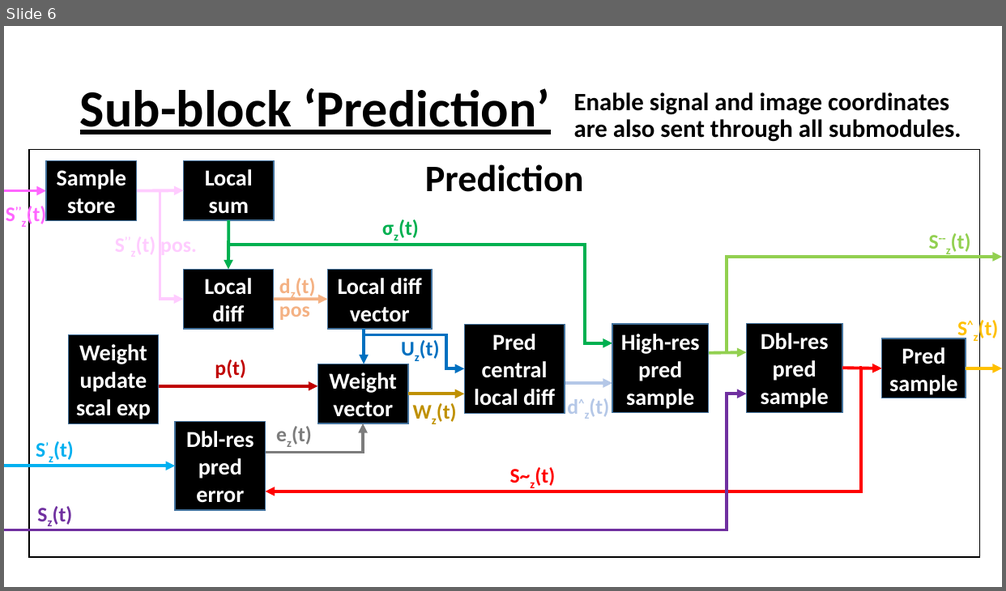
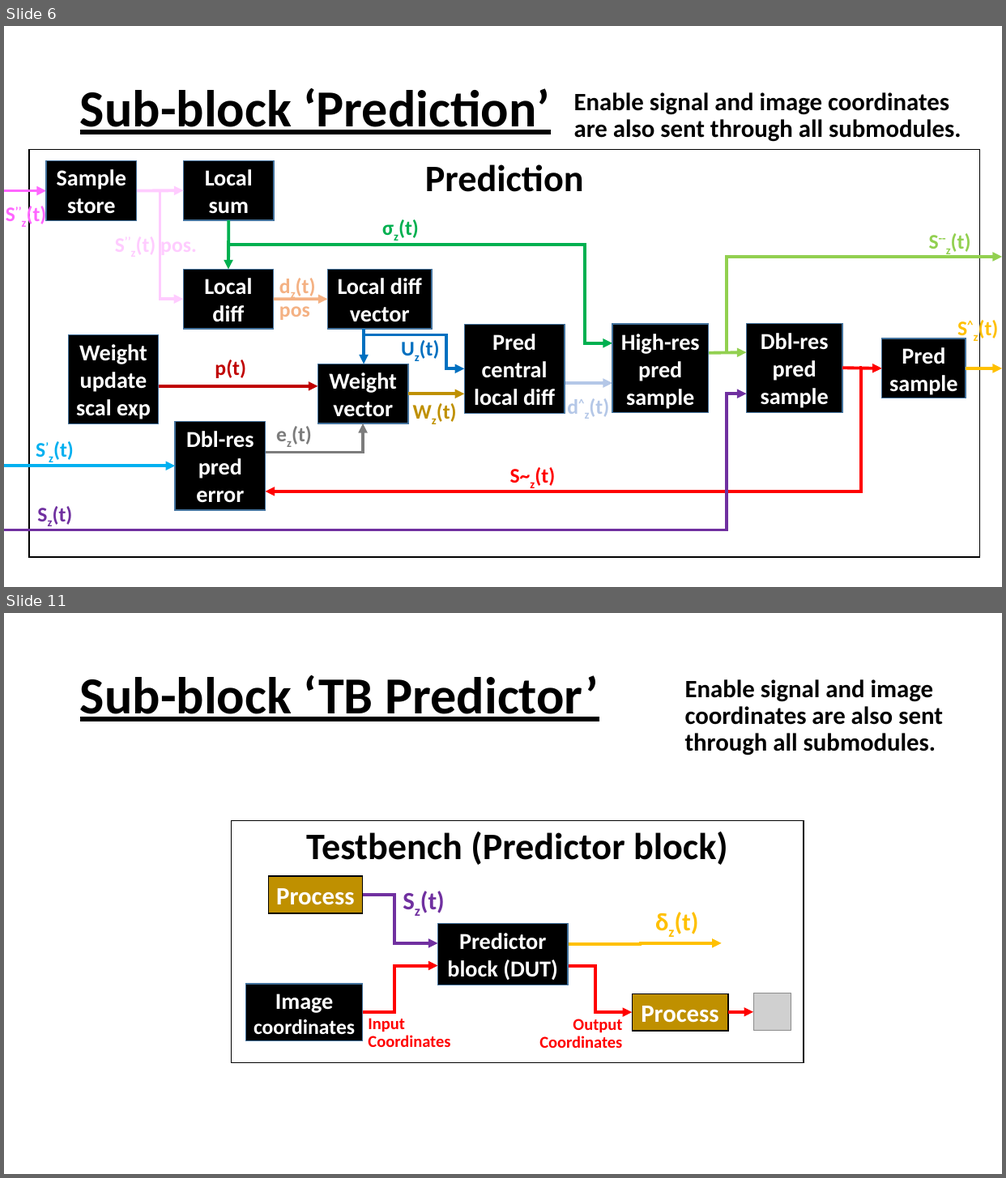
Before and after one commit to CristianG89/CCSDS123_Issue2, a slide deck: Block diagram.pptx. Shown one above the other, each under a label of ours: slide 6 before the commit, slides 6 and 11 after it; the slides between them are not shown. The pictures are 1006x591 and 1006x1178 pixels, drawn with LibreOffice and Linux fonts; fonts in the diff are those of the drawing; grey boxes stand for pictures. Boxes give left, top, right and bottom in pixels: in the first picture for what was removed or moved away, otherwise in the second. Text is boxed around its words. In the diff, an @@ line names an element or a change of style, - is before the commit and + after.

Commit message:
Predictor block updated. TBC on Master Thesis

```diff
--- a/Block diagram.pptx
+++ b/Block diagram.pptx
@@ slide 11 added at (4,613,1002,1174), background #FFFFFF @@
@@ title added at (80,675,598,722), 50 pt, text #000000, bold, underline @@
+Sub-block ‘TB Predictor’
@@ text added at (685,679,943,756), 24 pt, text #000000, bold @@
+Enable signal and image coordinates are also sent through all submodules.
@@ rectangle added at (231,820,803,1063), fill #FFFFFF, outline #000000 1 pt, 36 pt, text #000000, bold @@
+Testbench (Predictor block)
@@ rectangle added at (268,876,363,914), fill #BF9000, outline #000000 1 pt, 24 pt, text #FFFFFF, bold @@
+Process
@@ elbow arrow added from (351, 895) to (437, 943), #7030A0 3 pt @@
@@ text added at (420,891,445,914), 24 pt, text #7030A0, bold @@
+Sz(t)
@@ rectangle added at (437,924,568,985), fill #000000, outline #43739E 1 pt, 22 pt, text #FFFFFF, bold @@
+Predictor block (DUT)
@@ text added at (675,912,699,935), 24 pt, text #FFC000, bold @@
+δz(t)
@@ elbow arrow added from (560, 944) to (722, 943), #FFC000 3 pt @@
@@ elbow arrow added from (351, 1013) to (437, 965), #FF0000 3 pt @@
@@ elbow arrow added from (560, 966) to (632, 1013), #FF0000 3 pt @@
@@ rectangle added at (246,984,363,1041), fill #000000, outline #43739E 1 pt, 20 pt, text #FFFFFF, bold @@
+Image coordinates
@@ rectangle added at (632,994,729,1032), fill #BF9000, outline #000000 1 pt, 24 pt, text #FFFFFF, bold @@
+Process
@@ picture added at (753,994,791,1032) @@
@@ text added at (368,1018,450,1047), 16 pt, text #FF0000, bold @@
+Input Coordinates
@@ text added at (539,1019,622,1048), 16 pt, text #FF0000, bold @@
+Output Coordinates
@@ elbow arrow added from (729, 1013) to (753, 1012), #FF0000 3 pt @@
```
Also in this commit, not shown: 3 slides changed, 4 other slides added, 23 other files.
